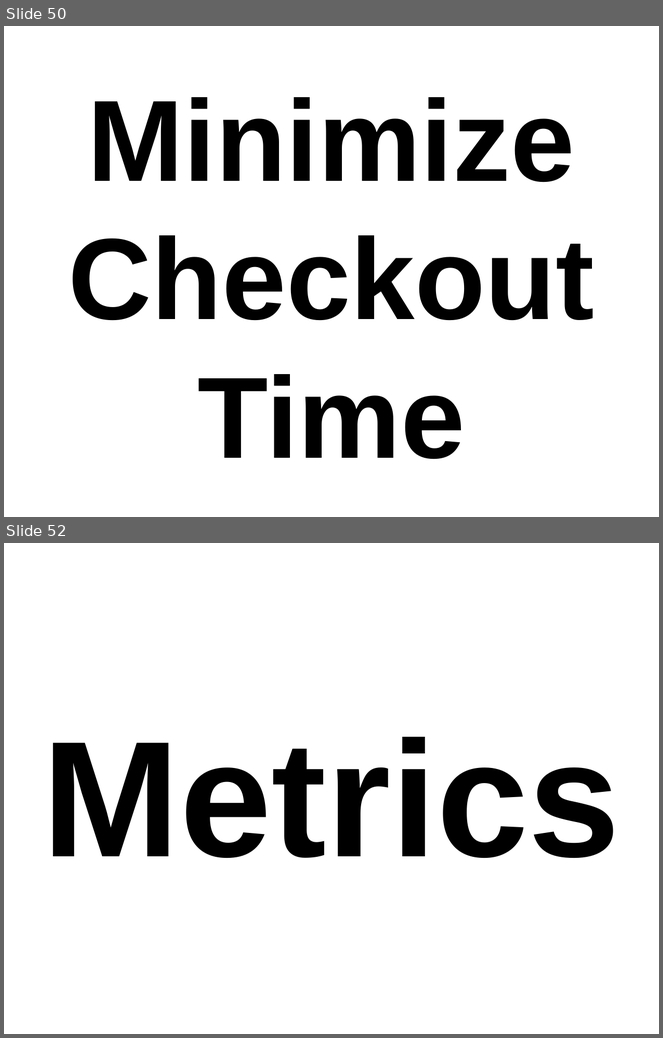
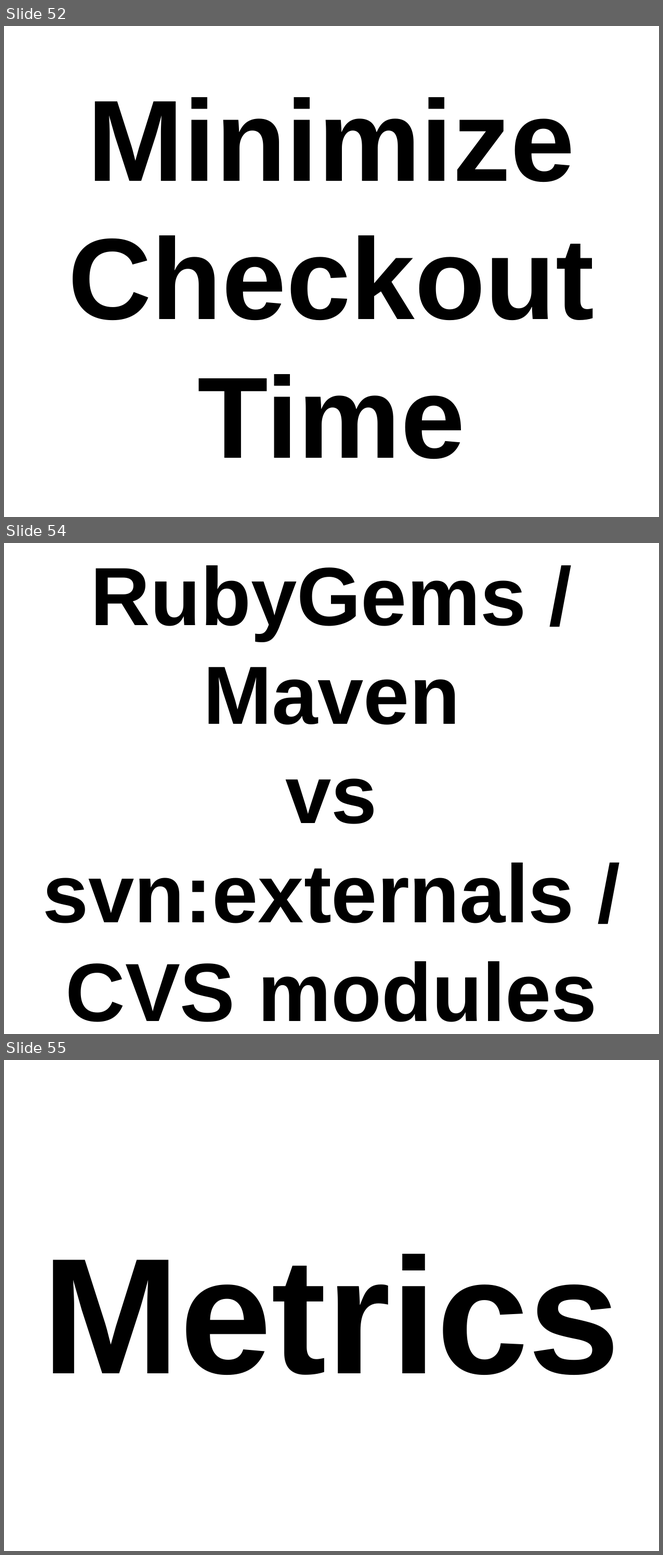
Before and after one commit to thewoolleyman/ci_for_the_rails_guy_or_gal, a slide deck: presentation/ci_for_the_web_2.0_guy_or_gal.odp. Shown one above the other, each under a label of ours: slides 50 and 52 before the commit, slides 52, 54 and 55 after it; the slides between them are not shown. The pictures are 663x1038 and 663x1555 pixels, drawn with LibreOffice and Linux fonts; fonts in the diff are those of the drawing. Boxes give left, top, right and bottom in pixels: in the first picture for what was removed or moved away, otherwise in the second. Text is boxed around its words. In the diff, an @@ line names an element or a change of style, - is before the commit and + after.

```diff
--- a/presentation/ci_for_the_web_2.0_guy_or_gal.odp
+++ b/presentation/ci_for_the_web_2.0_guy_or_gal.odp
@@ slide 54 added at box(4, 543, 659, 1034), background #FFFFFF @@
@@ title added at box(42, 565, 597, 1022), 100 pt, text #000000, bold @@
+RubyGems / Maven
+vs
+svn:externals / CVS modules
@@ what was slide 50 is now slide 52 @@
@@ what was slide 52 is now slide 55 @@
```
Also in this commit, not shown: 2 slides changed, 2 other slides added.
